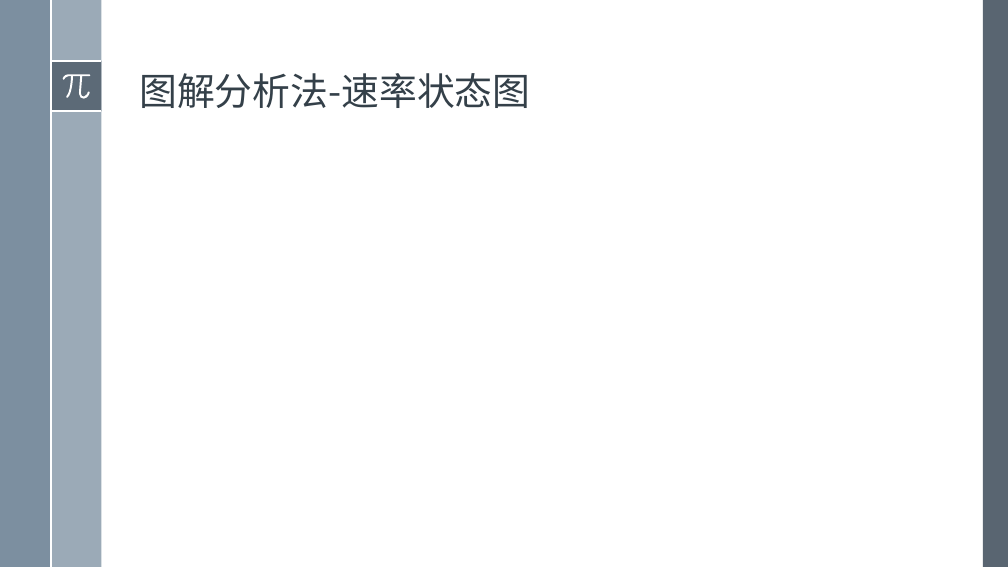
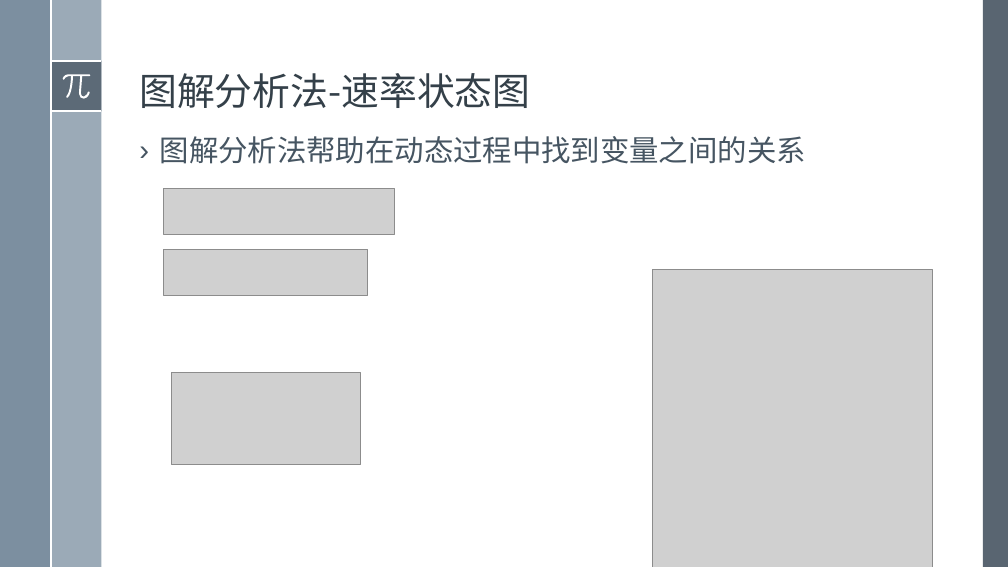
Before and after one commit to exoplanetX/SystemDynamics, a slide deck: slide 14 of 2019系统仿真-19-分析与测试.pptx. Drawn at 1008x567 pixels with LibreOffice and Linux fonts; fonts in the diff are those of the drawing; grey boxes stand for pictures. Boxes give left, top, right and bottom in pixels: in the first picture for what was removed or moved away, otherwise in the second. Text is boxed around its words. In the diff, an @@ line names an element or a change of style, - is before the commit and + after.

```diff
--- a/2019系统仿真-19-分析与测试.pptx
+++ b/2019系统仿真-19-分析与测试.pptx
@@ text added at (160,136,806,164), 28 pt, text #465562 @@
+› 图解分析法帮助在动态过程中找到变量之间的关系
@@ picture added at (164,188,395,234) @@
@@ picture added at (164,250,368,296) @@
@@ picture added at (653,270,932,567) @@
@@ picture added at (172,372,361,464) @@
```
Also in this commit, not shown: 1 slide added.
